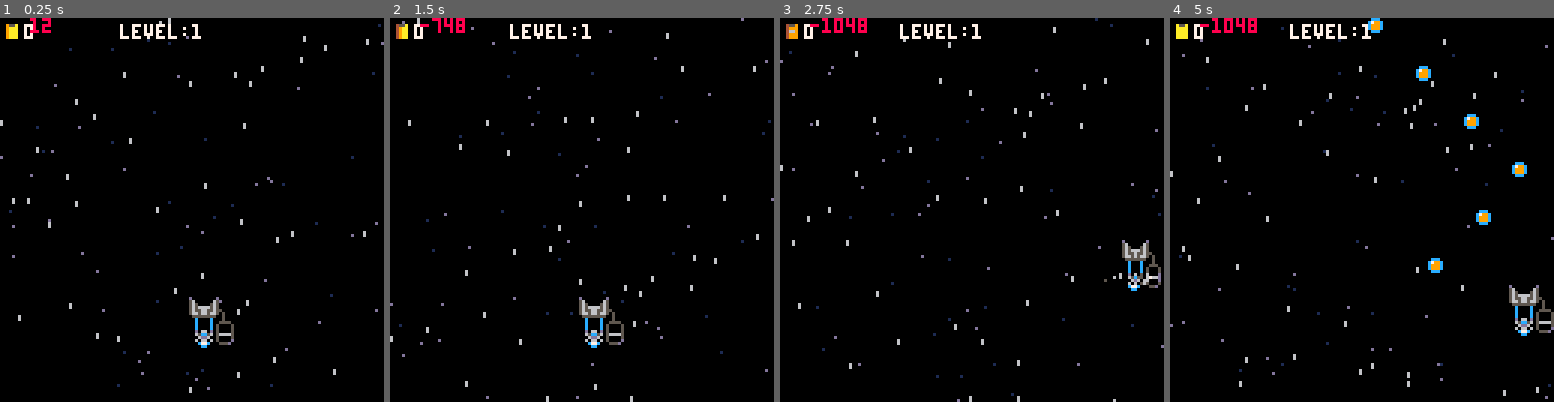
Above: before the commit, frames 1-4 (left to right).
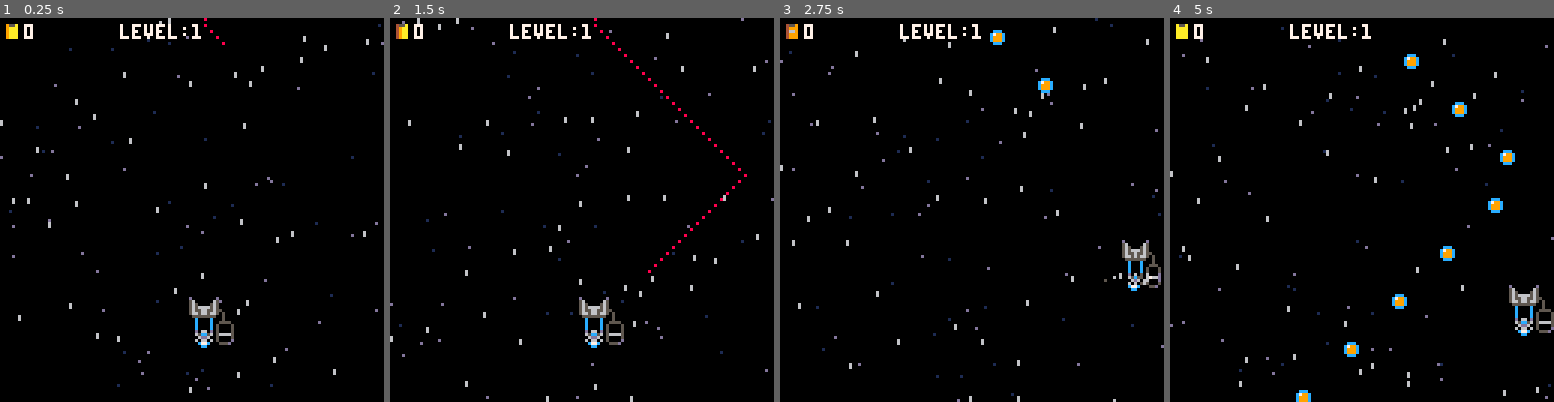
Above: after the commit, the same moments.

Repository: jacobneal65/drop-p8
Game: PICO-8 cartridge drop.p8
The game is run twice, just before and just after one commit, with the same random seed, the same clock (stepped at 60 frames per second) and the same inputs.
Inputs:
- Up to frame 1 (0.25 s): no input
- Up to frame 2 (1.5 s): no input
- Up to frame 3 (2.75 s): hold Right 1.6-2.1 s; hold Up 2.15-2.42 s; hold Right from 2.47 s (still down)
- Up to frame 4 (5 s): release Right at 3.03 s; hold Left 3.08-3.58 s; hold Down 3.63-3.97 s; hold Right 4.02-4.68 s; hold Up from 4.73 s (still down)

The runs differ from the first frame. In frame 1, 0.1% of the frame differs, in the area x 7-59%, y 0-8%; in frame 2, 0.5%; in frame 3, 0.5%; in frame 4, 2.1%, in the area x 7-93%, y 0-100%.

Commit message:
initial lines preview

Diff:
--- a/drop.p8
+++ b/drop.p8
@@ -106,13 +106,13 @@
 
 	--trash
 	trash_update()
-
-	animatestars()
 end
 
 function _update()
 	t+=1
 	_upd()
+
+	animatestars()
 
 end
 
@@ -136,6 +136,11 @@
  local t_px=flr(p_x)
  local t_py=flr(p_y)
 	--rectfill(0,108,127,127,3)
+
+	--guide line
+	for d in all(dots) do
+		pset(d.x+4,d.y+4,8)
+	end
 
 	--flill tank amount
  tank=flr(pt/pt_total*12)
@@ -181,9 +186,6 @@
 	pset(t.x+3,t.y+3,7)
 	end
 
-	for d in all(dots) do
-		circfill(d.x+4,d.y+4,2,8)
-	end
 
 	spr(get_frame(ss_ani,2),0,0)
 	print(pt,8,2,7)
@@ -195,7 +197,7 @@
 --start and each new level
 function load_trash()
 	t_tmr=0
-	t_grav=grav
+	t_grav=2
 	prvw=true
 	prvw_tmr=0
 	if level==1 then
@@ -207,11 +209,9 @@
 	elseif level==4 then
 		fill_trash(0,1,5,2)--line
 	elseif level==5 then
-		fill_trash(88,2,10,0)--dblzig
 		fill_trash(88,-2,10,0)
 	elseif level==6 then
-		fill_trash(32,2,10,0)--dblzig
-		fill_trash(32,-2,10,0)
+		fill_trash(32,2,10,0)--zig
 	elseif level==7 then
 		bx2,by2=-40,32
 		bx3,by3=64,140
@@ -250,7 +250,7 @@
  		by=-10,
  		i=i,
  		tmr=0,
- 		dly=30+8*_i,--delay
+ 		dly=8*_i,--delay
  		dir=_sdir,
  		typ=_typ,
  	}
@@ -285,32 +285,37 @@
 	return t_c
 end
 
-function trash_update()
-	if prvw then
-		--draw the pattern preview
-		dots={trashs[1]}
+
+function update_dots()
+--draw the pattern preview
+		dots={ct(trashs[1])}
 		d_tmr=0
-		local cd = dots[1]
-		while d_tmr<10 do
+		local cd = ct(dots[1])
+		while d_tmr<prvw_tmr do
 			d_tmr+=1
-			--cd.tmr=d_tmr/60
-
-			--if cd.typ==3 or cd.typ==4 then
-			--		cd.x,cd.y=get_pattern(cd)
-			--else
-			cd.y+=t_grav
-			cd.x=get_pattern(cd)
-			--end
-			add(dots,cd,d_tmr)
-		end
-
-		debug[1]=dots[2].x
+			if cd.typ==3 or cd.typ==4 then
+					cd.tmr=min(cd.tmr+0.02,1)
+					cd.x,cd.y=get_pattern(cd)
+			else
+				cd.y+=t_grav
+				cd.x=get_pattern(cd)
+			end
+			add(dots,ct(cd),d_tmr)
+		end
+
 		if prvw_tmr<60 then
 			prvw_tmr+=1
 		else
 			prvw=false
-		end
-
+			t_grav=grav
+			dots={}
+		end
+end
+
+
+function trash_update()
+	if prvw then
+		update_dots()
 		--else start the delay
 	else
 		for trash in all(trashs) do
@@ -342,13 +347,8 @@
 		end
 		--got all trash
 		if #trashs==0 then
-			if t_tmr>60 then
-				level+=1
-				load_trash()
-			else
-				t_tmr+=1
-			end
-
+			level+=1
+			load_trash()
 		end
 	end
 end
@@ -455,12 +455,19 @@
 	pset(p_x-1,p_y-7,8)--tl
 	pset(p_x+8,p_y-7,8)--tr
 
-
-
 	for trash in all(trashs) do
 		pset(trash.x+4,trash.y+4,8)
 	end
 
+end
+
+--copy table
+function ct(table)
+	_nt={}
+	for key,value in pairs(table) do
+		_nt[key]=value
+	end
+	return _nt
 end
 -->8
 --particles
